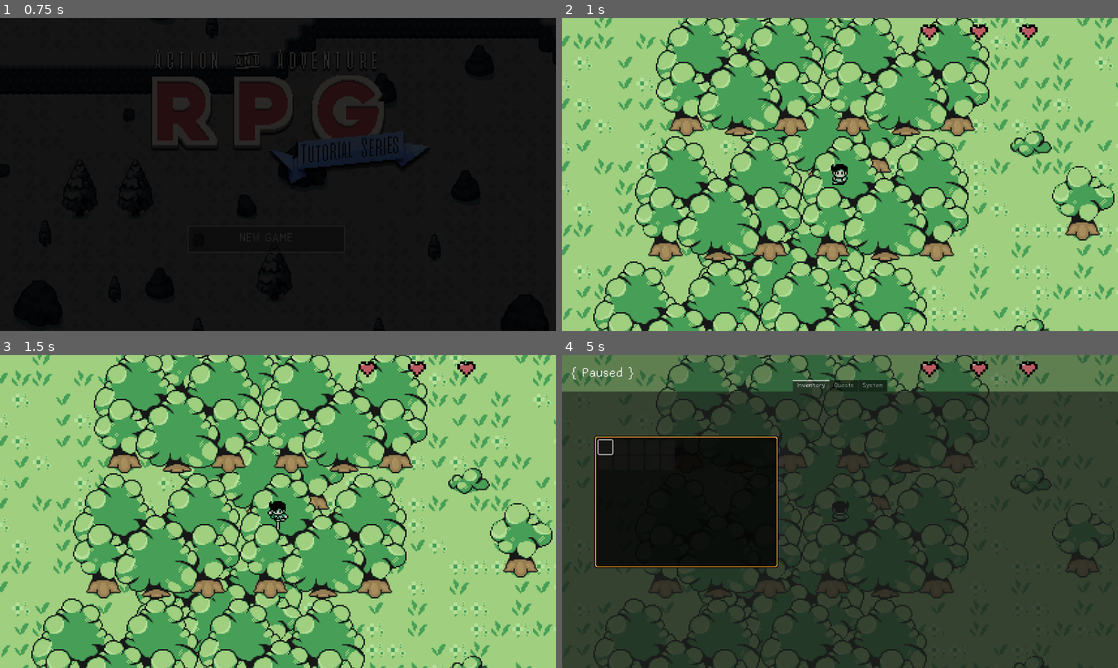
Above: before the commit, frames 1-4 (two rows, left to right).
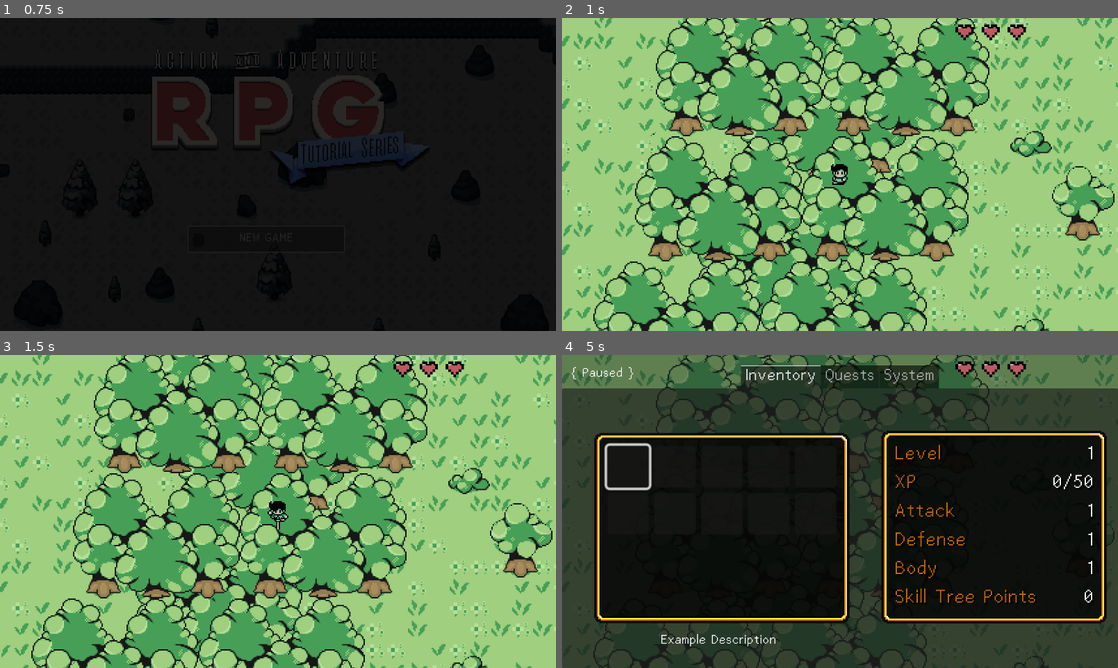
Above: after the commit, the same moments.

Repository: wilsonfish125/16bitroguelike
Game: Godot game, scene res://Levels/Menu Levels/TitleScreen.tscn
The game is run twice, just before and just after one commit, with the same random seed, the same clock (stepped at 60 frames per second) and the same inputs. Sound files missing from this copy of the repository are replaced by a short silence.
Inputs:
- Up to frame 1 (0.75 s): click "NEW GAME" at 0.5 s
- Up to frame 2 (1 s): no input
- Up to frame 3 (1.5 s): tap Enter (ui_accept) at 1.25 s; hold Q (right_bumper) from 1.28 s (still down); hold Space (attack) from 1.28 s (still down)
- Up to frame 4 (5 s): tap Enter (ui_accept) at 1.52, 2.27, 2.75, 3.77, 4.52 s; tap P (test) at 1.55, 2.1, 3.05, 4.55 s; release Q (right_bumper) at 2.03 s; release Space (attack) at 2.03 s; hold Down (ui_down) 2.03-2.78 s; tap Space (attack) at 2.3, 3.6 s; hold Q (right_bumper) 2.78-3.53 s; hold C (ability) 2.78-3.53 s; hold Up (ui_up) 3.53-4.28 s; hold E (left_bumper) from 4.28 s (still down); hold Z (interact) from 4.28 s (still down); tap Escape (pause) at 4.9 s

Frame 1 is identical in both runs. In frame 2, 0.6% of the frame differs, in the area x 64-86%, y 2-8%; in frame 3, 0.6%; in frame 4, 41%, in the area x 0-100%, y 2-94%.

Commit message:
Basic Level Up created
Need to add more complex level graphs, and a way to integrate more stats than attack and defense

Diff:
--- a/00Global/globalPlayerManager.gd
+++ b/00Global/globalPlayerManager.gd
@@ -6,13 +6,14 @@
 
 signal CameraShook( trauma : float )
 signal InteractPressed #any interactable thing can listen in, detection for button in states
+signal PlayerLevelUp
 
 var interactHandled : bool = true
 var player : Player
 var playerSpawned : bool = false
 
-var xp : int = 0
-
+# Each index for each unique level in ascending
+var levelRequirements = [ 0, 50, 100, 200, 400, 800, 1500 ]
 
 func _ready() -> void:
 	addPlayerInstance()
@@ -38,8 +39,16 @@
 
 #bugfix methods for ysort issue
 
+
 func rewardXP( _xp : int ) -> void:
-	xp += _xp
+	player.xp += _xp
+	# Check for level up conditions
+	if player.xp >= levelRequirements[ player.level ]:
+		# Level up the player
+		player.level += 1
+		player.attackStat += 1
+		player.defenceStat += 1
+		PlayerLevelUp.emit()
 
 func setAsParent( _p : Node2D ) -> void:
 	#gotta remove player from any other nodes it could be a child of first
@@ -59,4 +68,4 @@
 	InteractPressed.emit()
 
 func shakeCamera( trauma : float = 1 ) -> void:
-	CameraShook.emit( trauma )
+	CameraShook.emit( clampi( trauma, 0, 3 ) )
--- a/00Global/globalSaveManager.gd
+++ b/00Global/globalSaveManager.gd
@@ -10,8 +10,14 @@
 var currentSave : Dictionary = {
 	scenePath = "", #this is gonna store the path to the scene the player is in when they save
 	player = {
+		level = 1,
+		xp = 0,
 		hp = 1,
 		maxHP = 1,
+		attack = 1,
+		defense = 1,
+		body = 1,
+		skillTreePoints = 0,
 		posX = 0,
 		posY = 0
 	},
@@ -58,6 +64,14 @@
 	#while the screen is black and we cant see anything, we update the player because game magic
 	PlayerManager.setPlayerPosition( Vector2( currentSave.player.posX, currentSave.player.posY ) )
 	PlayerManager.setPlayerHealth( currentSave.player.hp, currentSave.player.maxHP )
+	var p : Player = PlayerManager.player
+	p.level = currentSave.player.level
+	p.xp = currentSave.player.xp
+	p.attackStat = currentSave.player.attack
+	p.defenceStat = currentSave.player.defense
+	p.bodyStat = currentSave.player.body
+	p.skillTreePoints = currentSave.player.skillTreePoints
+
 	PlayerManager.INVENTORYDATA.parseSaveData( currentSave.items )
 	QuestManager.currentQuests = currentSave.quests #both dictionaries, both in same format!!
 
@@ -65,8 +79,6 @@
 	await LevelManager.LevelLoaded
 	#screen is white, game is loaded. lets emit for anyone listening
 	GameLoaded.emit()
-
-	pass
 
 
 #lets make some more funcs so we dont bloat poor saveGame
@@ -76,6 +88,12 @@
 	currentSave.player.maxHP = p.maxHP
 	currentSave.player.posX = p.global_position.x
 	currentSave.player.posY = p.global_position.y
+	currentSave.player.level = p.level
+	currentSave.player.xp = p.xp
+	currentSave.player.attack = p.attackStat
+	currentSave.player.defense = p.defenceStat
+	currentSave.player.body = p.bodyStat
+	currentSave.skillTreePoints = p.skillTreePoints
 
 func updateScenePath() -> void:
 	var p : String = ""
--- a/Enemies/Knight/knight.tscn
+++ b/Enemies/Knight/knight.tscn
@@ -1244,8 +1244,10 @@
 collision_layer = 256
 collision_mask = 16
 script = ExtResource("1_jr3sn")
+xpReward = 1
 
 [node name="HurtBox" parent="." instance=ExtResource("1_p26p6")]
+damage = 2
 
 [node name="CollisionShape2D" type="CollisionShape2D" parent="HurtBox"]
 position = Vector2(0, 4)
@@ -1282,7 +1284,7 @@
 [node name="AttackHurtBox" parent="Sprite2D/WeaponSprite2D" instance=ExtResource("1_p26p6")]
 position = Vector2(-3.775, -5.855)
 monitoring = false
-damage = 2
+damage = 4
 
 [node name="CollisionShape2D" type="CollisionShape2D" parent="Sprite2D/WeaponSprite2D/AttackHurtBox"]
 position = Vector2(-0.447222, 2.18833)
--- a/Enemies/Scripts/States/enemyStateDestroy.gd
+++ b/Enemies/Scripts/States/enemyStateDestroy.gd
@@ -26,14 +26,14 @@
 # What happens when the player enters this state?
 func enter() -> void:
 	enemy.invulnerable = true
-	disableHurtBox() #player cant get damaged after dickhead is killed
-
 	_direction = enemy.global_position.direction_to( _damagePosition )
 	enemy.set_direction( _direction )
 	enemy.velocity = _direction * -knockbackSpeed * 2 #negative to oppose motion
 	enemy.updateAnimation( animName )
 	enemy.animation_player.animation_finished.connect( _onAnimationFinished )
+	disableHurtBox() #player cant get damaged after dickhead is killed
 	dropItems()
+	PlayerManager.rewardXP( enemy.xpReward )
 	pass
 
 # What happens when the player exits this state?
@@ -63,7 +63,6 @@
 	if hurtBox != null:
 		hurtBox.set_deferred( "monitorable", false )
 
-#create a function to drop the items
 func dropItems() -> void:
 	if drops.size() == 0:
 		return
--- a/Enemies/Scripts/enemy.gd
+++ b/Enemies/Scripts/enemy.gd
@@ -7,6 +7,7 @@
 const DIR_4 = [ Vector2.RIGHT, Vector2.DOWN, Vector2.LEFT, Vector2.UP ]
 
 @export var hp : int = 3
+@export var xpReward : int = 0
 
 var cardinal_direction : Vector2 = Vector2.DOWN
 var direction : Vector2 = Vector2.ZERO
--- a/GUI/Inventory/inventorySlot.tscn
+++ b/GUI/Inventory/inventorySlot.tscn
@@ -11,6 +11,7 @@
 custom_minimum_size = Vector2(32, 32)
 offset_right = 32.0
 offset_bottom = 32.0
+scale = Vector2(8, 8)
 script = ExtResource("1_3sxl0")
 
 [node name="TextureRect" type="TextureRect" parent="."]
@@ -23,10 +24,10 @@
 
 [node name="Label" type="Label" parent="."]
 layout_mode = 0
-offset_left = 2.0
+offset_left = 9.0
 offset_top = 1.0
-offset_right = 31.0
-offset_bottom = 24.0
-theme_override_font_sizes/font_size = 8
+offset_right = 32.0
+offset_bottom = 21.0
+theme_override_font_sizes/font_size = 16
 text = "99"
 horizontal_alignment = 2
--- a/GUI/PauseMenu/pauseMenu.tscn
+++ b/GUI/PauseMenu/pauseMenu.tscn
@@ -8,6 +8,7 @@
 [ext_resource type="FontFile" uid="uid://8c0v8ui2crtu" path="res://GUI/Fonts/Abaddon Bold.ttf" id="6_71wp6"]
 [ext_resource type="PackedScene" uid="uid://fwtvi1l8wu1n" path="res://GUI/PauseMenu/Quests/questItem.tscn" id="6_gt8jj"]
 [ext_resource type="Script" path="res://GUI/PauseMenu/Quests/questsUI.gd" id="6_sgv1h"]
+[ext_resource type="PackedScene" uid="uid://bl0sr3tnmcwni" path="res://GUI/PauseMenu/stats.tscn" id="6_sqdfp"]
 [ext_resource type="FontFile" uid="uid://boutykjiyabgq" path="res://GUI/Fonts/Abaddon Light.ttf" id="7_17wwq"]
 [ext_resource type="PackedScene" uid="uid://bn8w2msja1h1h" path="res://GUI/PauseMenu/Quests/questStepItem.tscn" id="10_c8p8i"]
 
@@ -65,14 +66,14 @@
 anchors_preset = 15
 anchor_right = 1.0
 anchor_bottom = 1.0
-offset_top = 58.0
-grow_horizontal = 2
-grow_vertical = 2
+offset_top = 24.0
+grow_horizontal = 2
+grow_vertical = 2
+theme_override_font_sizes/font_size = 40
 tab_alignment = 1
-current_tab = 1
+current_tab = 0
 
 [node name="Inventory" type="Control" parent="Control/TabContainer"]
-visible = false
 layout_mode = 2
 metadata/_tab_index = 0
 
@@ -80,8 +81,9 @@
 layout_mode = 0
 offset_left = 74.0
 offset_top = 102.0
-offset_right = 498.0
-offset_bottom = 406.0
+offset_right = 270.0
+offset_bottom = 248.0
+scale = Vector2(3, 3)
 theme_override_styles/panel = SubResource("StyleBoxTexture_nr7q2")
 
 [node name="GridContainer" type="GridContainer" parent="Control/TabContainer/Inventory/PanelContainer"]
@@ -108,17 +110,29 @@
 [node name="InventorySlot6" parent="Control/TabContainer/Inventory/PanelContainer/GridContainer" instance=ExtResource("3_84ssm")]
 layout_mode = 2
 
+[node name="InventorySlot7" parent="Control/TabContainer/Inventory/PanelContainer/GridContainer" instance=ExtResource("3_84ssm")]
+layout_mode = 2
+
+[node name="Stats" parent="Control/TabContainer/Inventory" instance=ExtResource("6_sqdfp")]
+layout_mode = 0
+offset_left = 735.0
+offset_top = 97.0
+offset_right = 908.0
+offset_bottom = 245.0
+
 [node name="ItemDescription" type="Label" parent="Control/TabContainer/Inventory"]
 layout_mode = 0
-offset_left = 90.0
-offset_top = 422.0
-offset_right = 506.0
-offset_bottom = 478.0
-theme_override_font_sizes/font_size = 16
+offset_left = 152.0
+offset_top = 563.0
+offset_right = 568.0
+offset_bottom = 619.0
+theme_override_font_sizes/font_size = 32
+text = "Example Description"
 horizontal_alignment = 1
 autowrap_mode = 2
 
 [node name="Quests" type="Control" parent="Control/TabContainer"]
+visible = false
 layout_mode = 2
 script = ExtResource("6_sgv1h")
 metadata/_tab_index = 1
--- /dev/null
+++ b/GUI/PauseMenu/stats.gd
@@ -0,0 +1,21 @@
+class_name Stats extends PanelContainer
+
+@onready var labelLevel: Label = $VBoxContainer/HBoxContainer/Label2
+@onready var labelXP: Label = $VBoxContainer/HBoxContainer2/Label2
+@onready var labelAttack: Label = $VBoxContainer/HBoxContainer3/Label2
+@onready var labelDefense: Label = $VBoxContainer/HBoxContainer4/Label2
+@onready var labelBody: Label = $VBoxContainer/HBoxContainer5/Label2
+@onready var labelSkillTreePoints: Label = $VBoxContainer/HBoxContainer6/Label2
+
+func _ready() -> void:
+	PauseMenu.Shown.connect( updateStats )
+
+func updateStats() -> void:
+	# Grab the player, check stats, update stats
+	var _p : Player = PlayerManager.player
+	labelLevel.text = str( _p.level )
+	labelXP.text = str( _p.xp ) + "/" + str( PlayerManager.levelRequirements[ _p.level ] )
+	labelAttack.text = str( _p.attackStat )
+	labelDefense.text = str( _p.defenceStat )
+	labelBody.text = str( _p.bodyStat )
+	labelSkillTreePoints.text = str( _p.skillTreePoints )
--- /dev/null
+++ b/GUI/PauseMenu/stats.tscn
@@ -0,0 +1,137 @@
+[gd_scene load_steps=5 format=3 uid="uid://bl0sr3tnmcwni"]
+
+[ext_resource type="Texture2D" uid="uid://c8ehgf31m8yp1" path="res://Items/Sprites/items.png" id="1_tbi7b"]
+[ext_resource type="Script" path="res://GUI/PauseMenu/stats.gd" id="2_gwly4"]
+
+[sub_resource type="AtlasTexture" id="AtlasTexture_b1r1p"]
+atlas = ExtResource("1_tbi7b")
+region = Rect2(96, 0, 32, 32)
+
+[sub_resource type="StyleBoxTexture" id="StyleBoxTexture_nr7q2"]
+content_margin_left = 10.0
+content_margin_top = 10.0
+content_margin_right = 10.0
+content_margin_bottom = 10.0
+texture = SubResource("AtlasTexture_b1r1p")
+texture_margin_left = 14.0
+texture_margin_top = 14.0
+texture_margin_right = 14.0
+texture_margin_bottom = 14.0
+
+[node name="Stats" type="PanelContainer"]
+offset_right = 173.0
+offset_bottom = 148.0
+scale = Vector2(3, 3)
+theme_override_styles/panel = SubResource("StyleBoxTexture_nr7q2")
+script = ExtResource("2_gwly4")
+
+[node name="VBoxContainer" type="VBoxContainer" parent="."]
+layout_mode = 2
+
+[node name="HBoxContainer" type="HBoxContainer" parent="VBoxContainer"]
+layout_mode = 2
+
+[node name="Label" type="Label" parent="VBoxContainer/HBoxContainer"]
+custom_minimum_size = Vector2(60, 0)
+layout_mode = 2
+size_flags_horizontal = 3
+theme_override_colors/font_color = Color(0.75118, 0.394923, 0, 1)
+theme_override_colors/font_shadow_color = Color(0, 0, 0, 1)
+text = "Level"
+
+[node name="Label2" type="Label" parent="VBoxContainer/HBoxContainer"]
+custom_minimum_size = Vector2(40, 0)
+layout_mode = 2
+theme_override_colors/font_shadow_color = Color(0, 0, 0, 1)
+text = "1"
+horizontal_alignment = 2
+
+[node name="HBoxContainer2" type="HBoxContainer" parent="VBoxContainer"]
+layout_mode = 2
+
+[node name="Label" type="Label" parent="VBoxContainer/HBoxContainer2"]
+custom_minimum_size = Vector2(60, 0)
+layout_mode = 2
+size_flags_horizontal = 3
+theme_override_colors/font_color = Color(0.75118, 0.394923, 0, 1)
+theme_override_colors/font_shadow_color = Color(0, 0, 0, 1)
+text = "XP"
+
+[node name="Label2" type="Label" parent="VBoxContainer/HBoxContainer2"]
+custom_minimum_size = Vector2(40, 0)
+layout_mode = 2
+theme_override_colors/font_shadow_color = Color(0, 0, 0, 1)
+text = "1"
+horizontal_alignment = 2
+
+[node name="HBoxContainer3" type="HBoxContainer" parent="VBoxContainer"]
+layout_mode = 2
+
+[node name="Label" type="Label" parent="VBoxContainer/HBoxContainer3"]
+custom_minimum_size = Vector2(60, 0)
+layout_mode = 2
+size_flags_horizontal = 3
+theme_override_colors/font_color = Color(0.75118, 0.394923, 0, 1)
+theme_override_colors/font_shadow_color = Color(0, 0, 0, 1)
+text = "Attack"
+
+[node name="Label2" type="Label" parent="VBoxContainer/HBoxContainer3"]
+custom_minimum_size = Vector2(40, 0)
+layout_mode = 2
+theme_override_colors/font_shadow_color = Color(0, 0, 0, 1)
+text = "1"
+horizontal_alignment = 2
+
+[node name="HBoxContainer4" type="HBoxContainer" parent="VBoxContainer"]
+layout_mode = 2
+
+[node name="Label" type="Label" parent="VBoxContainer/HBoxContainer4"]
+custom_minimum_size = Vector2(60, 0)
+layout_mode = 2
+size_flags_horizontal = 3
+theme_override_colors/font_color = Color(0.75118, 0.394923, 0, 1)
+theme_override_colors/font_shadow_color = Color(0, 0, 0, 1)
+text = "Defense"
+
+[node name="Label2" type="Label" parent="VBoxContainer/HBoxContainer4"]
+custom_minimum_size = Vector2(40, 0)
+layout_mode = 2
+theme_override_colors/font_shadow_color = Color(0, 0, 0, 1)
+text = "1"
+horizontal_alignment = 2
+
+[node name="HBoxContainer5" type="HBoxContainer" parent="VBoxContainer"]
+layout_mode = 2
+
+[node name="Label" type="Label" parent="VBoxContainer/HBoxContainer5"]
+custom_minimum_size = Vector2(60, 0)
+layout_mode = 2
+size_flags_horizontal = 3
+theme_override_colors/font_color = Color(0.75118, 0.394923, 0, 1)
+theme_override_colors/font_shadow_color = Color(0, 0, 0, 1)
+text = "Body"
+
+[node name="Label2" type="Label" parent="VBoxContainer/HBoxContainer5"]
+custom_minimum_size = Vector2(40, 0)
+layout_mode = 2
+theme_override_colors/font_shadow_color = Color(0, 0, 0, 1)
+text = "1"
+horizontal_alignment = 2
+
+[node name="HBoxContainer6" type="HBoxContainer" parent="VBoxContainer"]
+layout_mode = 2
+
+[node name="Label" type="Label" parent="VBoxContainer/HBoxContainer6"]
+custom_minimum_size = Vector2(60, 0)
+layout_mode = 2
+size_flags_horizontal = 3
+theme_override_colors/font_color = Color(0.75118, 0.394923, 0, 1)
+theme_override_colors/font_shadow_color = Color(0, 0, 0, 1)
+text = "Skill Tree Points"
+
+[node name="Label2" type="Label" parent="VBoxContainer/HBoxContainer6"]
+custom_minimum_size = Vector2(40, 0)
+layout_mode = 2
+theme_override_colors/font_shadow_color = Color(0, 0, 0, 1)
+text = "0"
+horizontal_alignment = 2
--- a/GUI/PlayerHUD/heartGUI.tscn
+++ b/GUI/PlayerHUD/heartGUI.tscn
@@ -4,7 +4,7 @@
 [ext_resource type="Script" path="res://GUI/PlayerHUD/heartGUI.gd" id="1_jmi7l"]
 
 [node name="Heart" type="Control"]
-custom_minimum_size = Vector2(34, 34)
+custom_minimum_size = Vector2(16, 16)
 layout_mode = 3
 anchors_preset = 0
 offset_right = 34.0
--- a/GUI/PlayerHUD/playerHUD.tscn
+++ b/GUI/PlayerHUD/playerHUD.tscn
@@ -310,7 +310,7 @@
 layout_mode = 0
 offset_left = 5.0
 offset_top = 5.0
-offset_right = 229.0
+offset_right = 185.0
 offset_bottom = 63.0
 theme_override_styles/panel = SubResource("StyleBoxTexture_hc7bp")
 
@@ -319,7 +319,7 @@
 
 [node name="Label" type="Label" parent="Control/Notification/PanelContainer/VBoxContainer"]
 modulate = Color(1, 0.858824, 0.552941, 1)
-custom_minimum_size = Vector2(200, 0)
+custom_minimum_size = Vector2(100, 0)
 layout_mode = 2
 theme_override_colors/font_shadow_color = Color(0, 0, 0, 1)
 theme_override_fonts/font = ExtResource("6_mqnbt")
@@ -327,7 +327,7 @@
 autowrap_mode = 2
 
 [node name="Label2" type="Label" parent="Control/Notification/PanelContainer/VBoxContainer"]
-custom_minimum_size = Vector2(200, 0)
+custom_minimum_size = Vector2(100, 0)
 layout_mode = 2
 theme_override_colors/font_shadow_color = Color(0, 0, 0, 1)
 theme_override_fonts/font = ExtResource("7_1q36p")
--- a/Player/player.gd
+++ b/Player/player.gd
@@ -9,6 +9,18 @@
 var invulnerable : bool = false
 var hp : int = 6
 var maxHP : int = 6
+
+var level : int = 1
+var xp : int = 0
+
+var attackStat : int = 1 :
+	set( v ):
+		attackStat = v
+		updateDamageValues()
+
+var defenceStat : int = 1
+var bodyStat : int = 1
+var skillTreePoints : int = 0
 
 @onready var animation : AnimationPlayer = $AnimationPlayer
 @onready var effect_animation_player: AnimationPlayer = $EffectAnimationPlayer
@@ -33,7 +45,8 @@
 	state_machine.initialise(self)
 	hit_box.Damaged.connect( _takeDamage )
 	updateHP(99)
-	pass
+	updateDamageValues()
+	#PlayerManager.PlayerLevelUp.connect( updateDamageValues )
 
 func _process(_delta: float):
 
@@ -86,14 +99,16 @@
 func _takeDamage( hurtBox : HurtBox ) -> void:
 	if invulnerable == true:
 		return
-	updateHP( -hurtBox.damage )
+	var dmg : int = hurtBox.damage
 	if hp > 0:
+		if dmg > 0:
+			dmg = clampi( dmg - defenceStat, 1, dmg )
+		updateHP( -hurtBox.damage )
 		PlayerDamaged.emit( hurtBox )
 	else:
 		PlayerDamaged.emit( hurtBox )
 		updateHP( 99) #player never dies
 
-	pass
 
 
 func updateHP( delta : int ) -> void:
@@ -118,3 +133,6 @@
 	# store throwable object so we have a reference
 	carry.throwable = _t
 	pass
+
+func updateDamageValues() -> void:
+	$Interactions/HurtBox.damage = attackStat
--- a/Player/player2.tscn
+++ b/Player/player2.tscn
@@ -1618,7 +1618,7 @@
 
 [node name="Player" type="CharacterBody2D"]
 z_index = 2
-position = Vector2(0, -22.6)
+position = Vector2(0, -24)
 collision_mask = 16
 script = ExtResource("1_e4rxs")
 
Not shown: 1 places in GUI/PauseMenu/pauseMenu.tscn that only renumber resources
